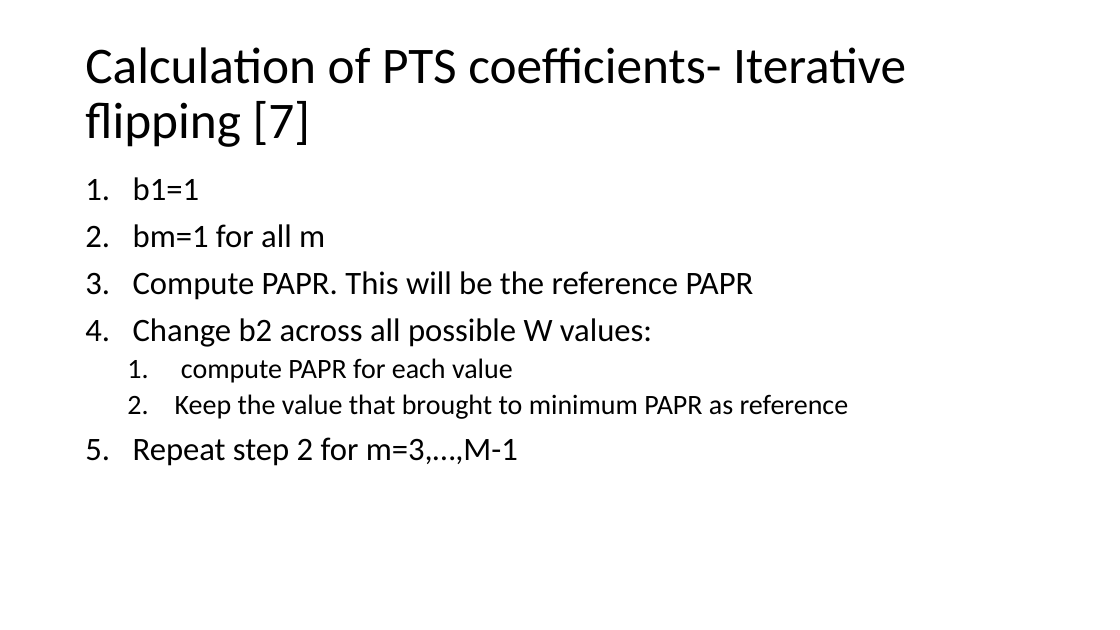
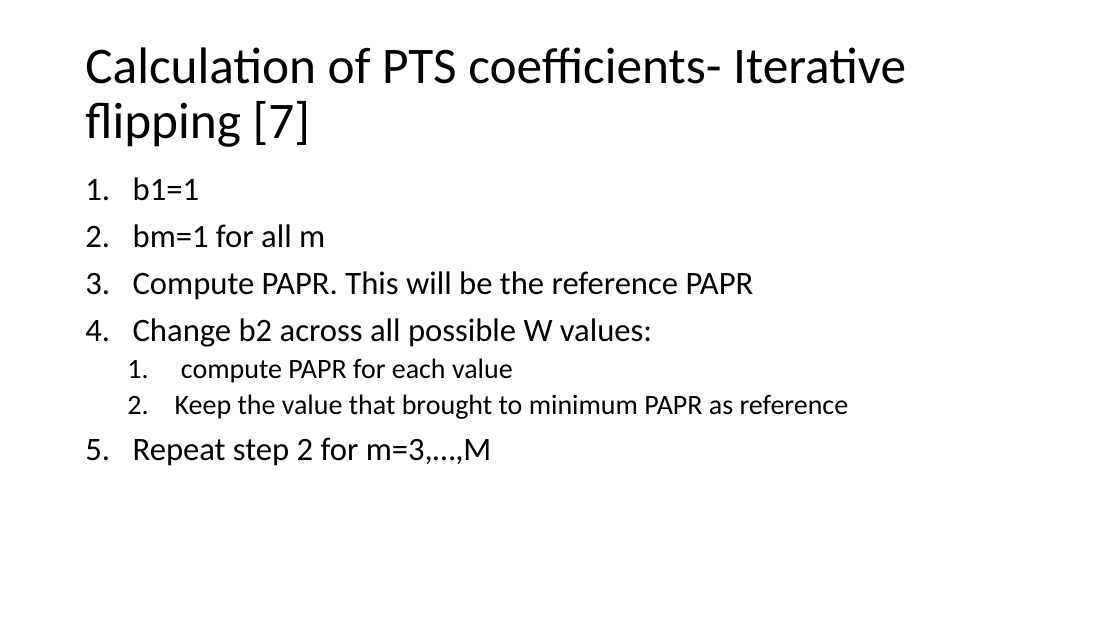
Before and after one commit to liorkissos/VLF-Simulations, a slide deck: slide 24 of Documents/Presentations/PAPR Reduction- PTS.pptx. Drawn at 1120x630 pixels with LibreOffice and Linux fonts; fonts in the diff are those of the drawing. Boxes give left, top, right and bottom in pixels: in the first picture for what was removed or moved away, otherwise in the second. Text is boxed around its words. In the diff, an @@ line names an element or a change of style, - is before the commit and + after.

```diff
--- a/Documents/Presentations/PAPR Reduction- PTS.pptx
+++ b/Documents/Presentations/PAPR Reduction- PTS.pptx
@@ text at (133, 437, 492, 466): text changed @@
-5. Repeat step 2 for m=3,…,M-1
+5. Repeat step 2 for m=3,…,M
```
Also in this commit, not shown: 8 other slides changed, 3 other files.
